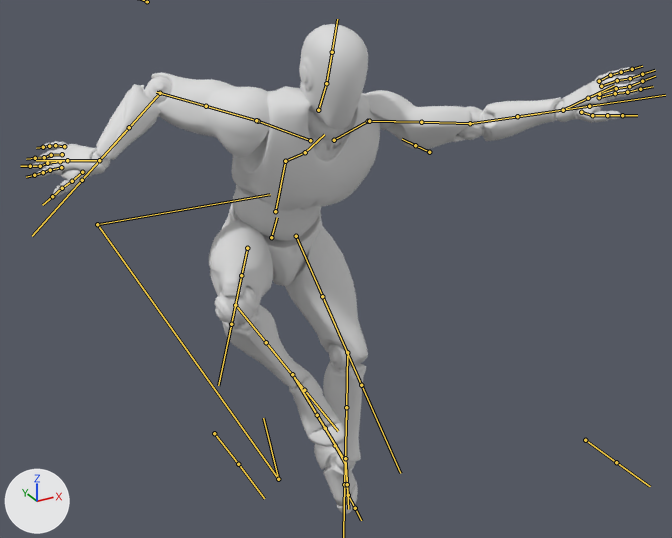
An edit to the FBX model Assets/FBX/Characters/Mannequin/Animations/TPS_FallV2.fbx, drawn before and after from the same camera.
One viewpoint serves both versions: a 50 mm camera at (-1.2, -2.62, 2.11) aimed at (0.09, -0.27, 0.94). The axes (+X, +Y, +Z) are drawn at lower left. The lights are the same throughout. Both versions are drawn at frame 1 of the action 'root|rootAction'; the numbers are the values there. The bones that bend it are drawn over the model as lines.

The first picture shows 'SK_Mannequin.001'.
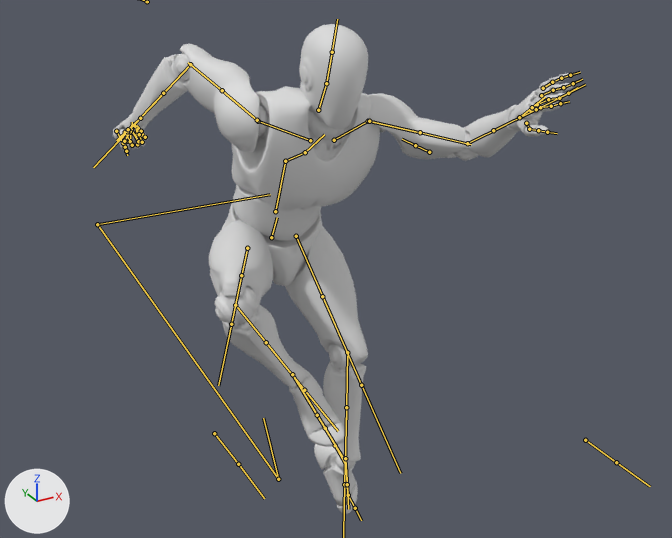
What the commit changed:
Bone 'upperarm_l' (bone_upperarm_l) turns from (-75, -12, 88) to (-62, -6, 80) degrees about its own x, y and z.
Bone 'lowerarm_l' (bone_lowerarm_l) turns from (3, 0, -14) to (-7, 2, 33) degrees about its own x, y and z.
Bone 'hand_l' (bone_hand_l) turns from (21, 39, 43) to (18, 43, 29) degrees about its own x, y and z.
Bone 'upperarm_r' (bone_upperarm_r) turns from (-15, 4, 24) to (1, -39, 47) degrees about its own x, y and z.
Bone 'lowerarm_r' (bone_lowerarm_r) turns from (-9, -4, -43) to (-8, -2, -34) degrees about its own x, y and z.
Bone 'hand_r' (bone_hand_r) turns from (-63, 40, -12) to (2, 100, 8) degrees about its own x, y and z.
Bone 'index_01_r' (bone_index_01_r) moves from (-0.5, -1.2, 0.0) to (0.9, -0.7, -0.5).
Bone 'index_01_r' (bone_index_01_r) turns from (0, 0, 0) to (20, -4, 67) degrees about its own x, y and z.
Bone 'index_02_r' (bone_index_02_r) turns from (0, 0, 0) to (0, 0, 67) degrees about its own x, y and z.
Bone 'index_03_r' (bone_index_03_r) turns from (0, 0, 0) to (0, 0, 67) degrees about its own x, y and z.
Bone 'middle_01_r' (bone_middle_01_r) moves from (-1.0, 0.0, 0.3) to (-1.1, -0.5, 0.3).
Bone 'middle_01_r' (bone_middle_01_r) turns from (0, 0, 0) to (5, 1, 70) degrees about its own x, y and z.
Bone 'middle_02_r' (bone_middle_02_r) turns from (0, 0, 0) to (0, 0, 70) degrees about its own x, y and z.
Bone 'middle_03_r' (bone_middle_03_r) turns from (0, 0, 0) to (0, 0, 70) degrees about its own x, y and z.
Bone 'pinky_01_r' (bone_pinky_01_r) moves from (1.4, 1.0, 0.6) to (0.6, 1.3, 0.3).
Bone 'pinky_01_r' (bone_pinky_01_r) turns from (0, 0, 0) to (-22, 3, 66) degrees about its own x, y and z.
Bone 'pinky_02_r' (bone_pinky_02_r) turns from (0, 0, 0) to (0, 0, 66) degrees about its own x, y and z.
Bone 'pinky_03_r' (bone_pinky_03_r) turns from (0, 0, 0) to (0, 0, 66) degrees about its own x, y and z.
Bone 'ring_01_r' (bone_ring_01_r) moves from (-0.1, 0.4, 0.1) to (-0.7, -0.1, 0.0).
Bone 'ring_01_r' (bone_ring_01_r) turns from (0, 0, 0) to (-12, 7, 68) degrees about its own x, y and z.
Bone 'ring_02_r' (bone_ring_02_r) turns from (0, 0, 0) to (0, 0, 68) degrees about its own x, y and z.
Bone 'ring_03_r' (bone_ring_03_r) turns from (0, 0, 0) to (0, 0, 68) degrees about its own x, y and z.
Bone 'thumb_01_r' (bone_thumb_01_r) turns from (0, 0, 0) to (5, -9, 16) degrees about its own x, y and z.
Bone 'thumb_02_r' (bone_thumb_02_r) turns from (1, -1, 6) to (1, -1, 22) degrees about its own x, y and z.

What differs and where, as boxes [x1, y1, x2, y2] in the pictures (672 x 538 px):
'SK_Mannequin.001', posed (25% narrower)
    before: [30, 24, 642, 514]
    after: [113, 24, 574, 514]
bone 'upperarm_l', root to tip
    before: (368, 121) to (419, 122)
    after: (368, 121) to (418, 132)
bone 'lowerarm_l', root to tip
    before: (470, 123) to (540, 113)
    after: (467, 143) to (506, 124)
bone 'hand_l', root to tip
    before: (563, 110) to (597, 93)
    after: (519, 117) to (536, 104)
bone 'upperarm_r', root to tip
    before: (258, 121) to (207, 106)
    after: (258, 121) to (223, 91)
bone 'lowerarm_r', root to tip
    before: (160, 93) to (114, 144)
    after: (190, 64) to (152, 105)
bone 'hand_r', root to tip
    before: (99, 160) to (64, 160)
    after: (140, 118) to (127, 130)
bone 'index_01_r', root to tip
    before: (61, 167) to (50, 170)
    after: (116, 131) to (123, 143)
bone 'index_02_r', root to tip
    before: (50, 170) to (43, 172)
    after: (123, 143) to (130, 141)
bone 'index_03_r', root to tip
    before: (43, 172) to (34, 175)
    after: (130, 141) to (131, 132)
bone 'middle_01_r', root to tip
    before: (60, 161) to (47, 163)
    after: (125, 132) to (132, 145)
bone 'middle_02_r', root to tip
    before: (47, 163) to (40, 166)
    after: (132, 145) to (137, 144)
bone 'middle_03_r', root to tip
    before: (40, 166) to (30, 166)
    after: (137, 144) to (136, 135)
bone 'pinky_01_r', root to tip
    before: (64, 146) to (55, 145)
    after: (135, 126) to (142, 135)
bone 'pinky_02_r', root to tip
    before: (55, 145) to (49, 146)
    after: (142, 135) to (145, 137)
bone 'pinky_03_r', root to tip
    before: (49, 146) to (43, 147)
    after: (145, 137) to (141, 131)
bone 'ring_01_r', root to tip
    before: (62, 154) to (51, 155)
    after: (131, 129) to (138, 141)
bone 'ring_02_r', root to tip
    before: (51, 155) to (44, 157)
    after: (138, 141) to (142, 142)
bone 'ring_03_r', root to tip
    before: (44, 157) to (35, 158)
    after: (142, 142) to (139, 134)
bone 'thumb_01_r', root to tip
    before: (82, 172) to (72, 181)
    after: (130, 131) to (124, 141)
bone 'thumb_02_r', root to tip
    before: (72, 181) to (62, 188)
    after: (124, 141) to (125, 147)
